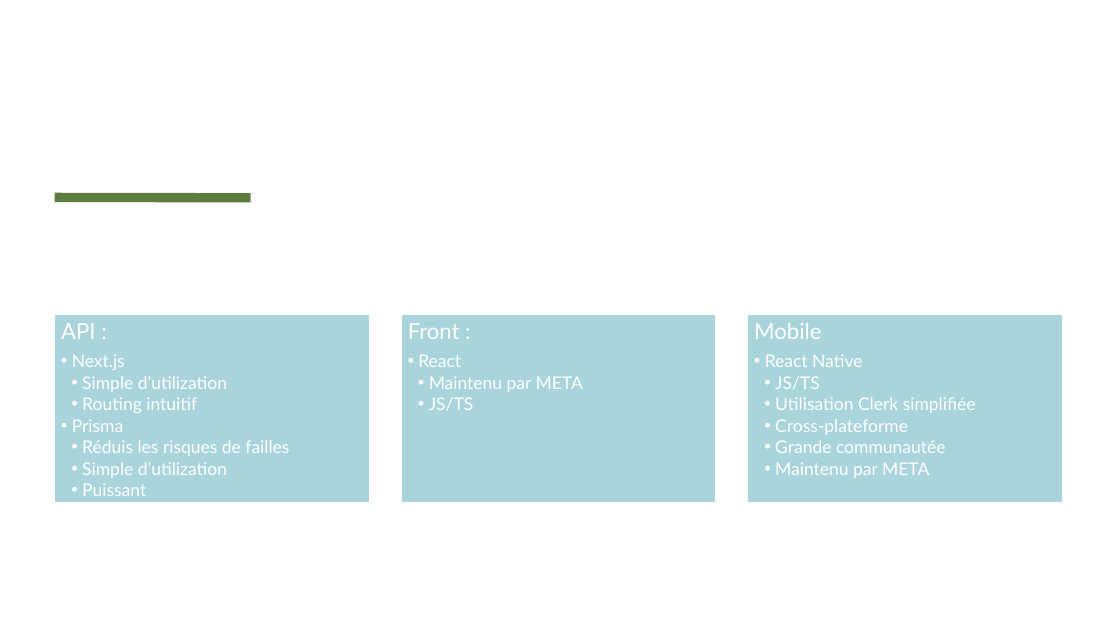
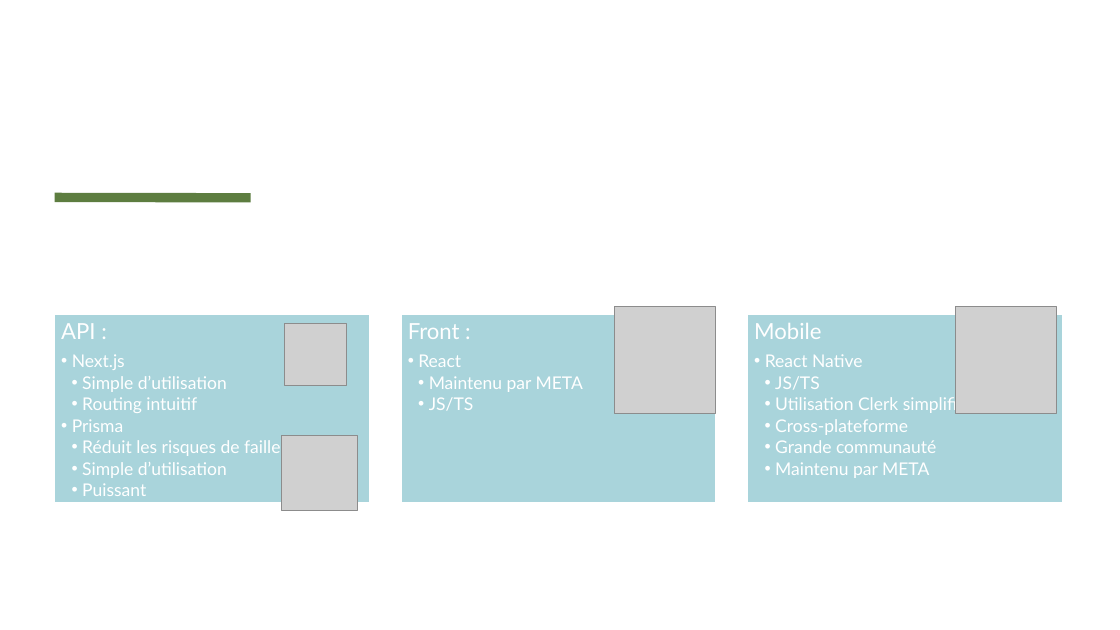
Before and after one commit to RMurier/CESI-BAC-3-CUBE-2-PERSO, a slide deck: slide 6 of documents/CESIZen.pptx. Drawn at 1120x630 pixels with LibreOffice and Linux fonts; fonts in the diff are those of the drawing; grey boxes stand for pictures. Boxes give left, top, right and bottom in pixels: in the first picture for what was removed or moved away, otherwise in the second. Text is boxed around its words. In the diff, an @@ line names an element or a change of style, - is before the commit and + after.

Commit message:
fix: img ppt

```diff
--- a/documents/CESIZen.pptx
+++ b/documents/CESIZen.pptx
@@ picture added at box(285, 323, 347, 386) @@
@@ picture added at box(615, 307, 716, 414) @@
@@ picture added at box(956, 307, 1057, 414) @@
@@ text at box(82, 376, 227, 392): text changed @@
-    • Simple d’utilization
+    • Simple d’utilisation
@@ text at box(82, 438, 288, 478): text changed @@
-    • Réduis les risques de failles
-    • Simple d’utilization
+    • Réduit les risques de failles
+    • Simple d’utilisation
@@ picture added at box(282, 435, 357, 510) @@
@@ text at box(775, 440, 936, 453): text changed @@
-    • Grande communautée
+    • Grande communauté
```
Also in this commit, not shown: 1 other slide changed, 1 slide removed.
